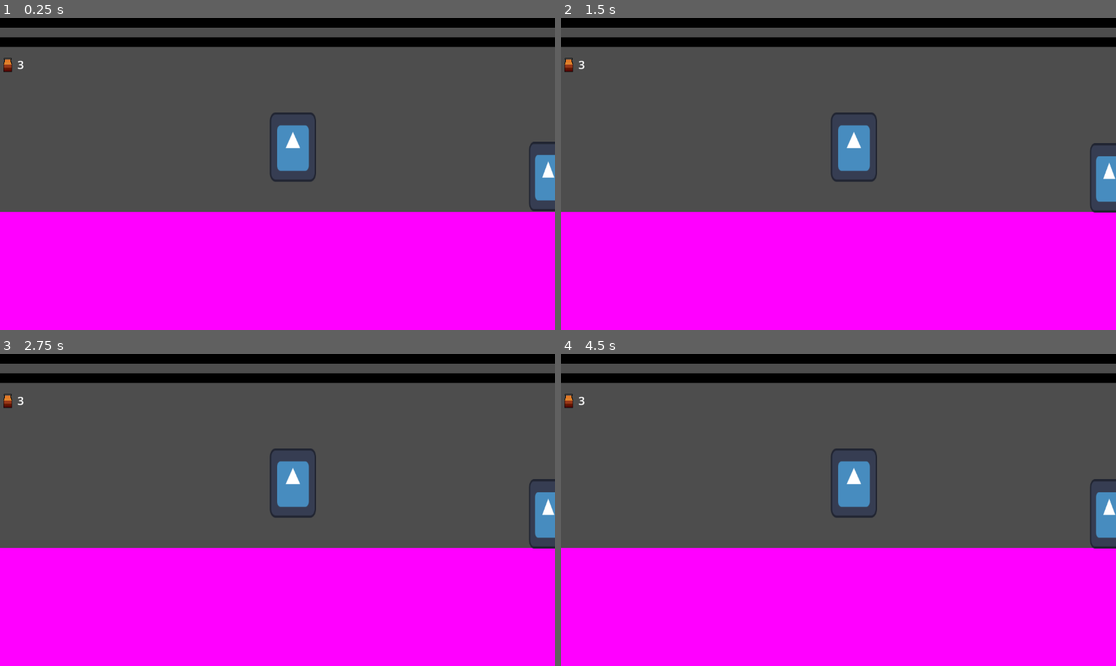
Above: before the commit, frames 1-4 (two rows, left to right).
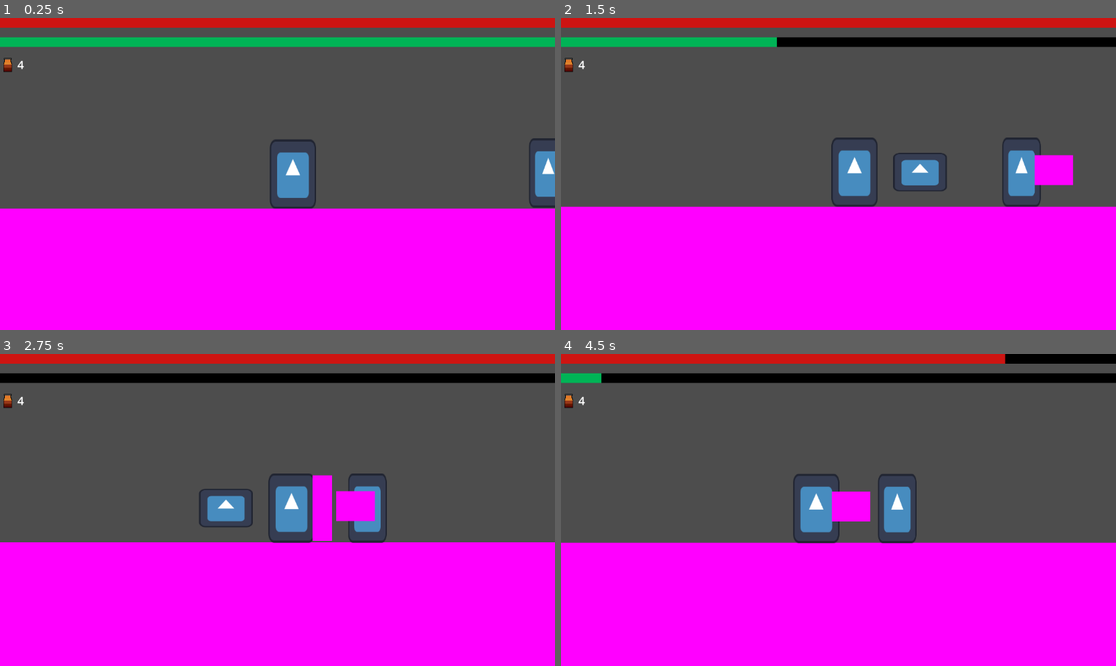
Above: after the commit, the same moments.

Repository: CodeScratcher/soulslike
Game: Godot game, scene res://Levels/test_scene.tscn
The game is run twice, just before and just after one commit, with the same random seed, the same clock (stepped at 60 frames per second) and the same inputs. The engine's default icon, where the game draws it, is replaced by a stand-in: a white triangle on a blue panel in a dark square.
Inputs (mouse positions are in pixels of both pictures, inside the frame that each line leads up to):
- Up to frame 1 (0.25 s): no input
- Up to frame 2 (1.5 s): move the mouse to (960, 158) at 0.52 s; hold Shift (block) 0.53-1.28 s; hold D (right) from 0.53 s (still down); tap W (jump) at 0.77 s; right-click (960, 158) at 0.8 s; move the mouse to (727, 189) at 1.27 s; right-click (727, 189) at 1.35 s
- Up to frame 3 (2.75 s): tap W (jump) at 1.52 s; tap Shift (block) at 1.55 s; move the mouse to (333, 441) at 2.02 s; release D (right) at 2.03 s; hold A (left) from 2.03 s (still down); hold Shift (block) from 2.03 s (still down); right-click (333, 441) at 2.3 s
- Up to frame 4 (4.5 s): move the mouse to (810, 572) at 2.77 s; release A (left) at 2.78 s; release Shift (block) at 2.78 s; hold D (right) 2.78-4.28 s; tap E (heal) at 2.85 s; tap W (jump) at 3.02, 3.77 s; tap Shift (block) at 3.05 s; move the mouse to (1005, 556) at 3.52 s; right-click (1005, 556) at 3.6 s; move the mouse to (672, 463) at 4.27 s; hold A (left) from 4.28 s (still down); click (672, 463) at 4.35 s

The runs differ from the first frame. In frame 1, 9.2% of the frame differs, in the area x 0-100%, y 0-63%; in frame 2, 10%; in frame 3, 9.5%; in frame 4, 8.5%.
Error before the commit: Parse Error: Expected indented block after "if" block. (res://Scripts/Player.gd:139)

Commit message:
Blocking

Diff:
--- a/Levels/test_scene.tscn
+++ b/Levels/test_scene.tscn
@@ -35,7 +35,13 @@
 
 [node name="Player" parent="." instance=ExtResource("1_p5mk7")]
 position = Vector2(515, 472)
+MAX_SPEED = 300.0
 JUMP_VELOCITY = -199.56
+ACCEL = 100.0
+DECEL = 150.0
+JUMP_VARIETY = 4
+ROLL_SPEED = 400.0
+STAMINA_REGEN = 25.0
 
 [node name="TestEnemy" parent="." instance=ExtResource("2_5tng7")]
 position = Vector2(776, 408)
--- a/Objects/Player.tscn
+++ b/Objects/Player.tscn
@@ -29,6 +29,34 @@
 tracks/1/loop_wrap = true
 tracks/1/keys = {
 "times": PackedFloat32Array(0, 0.3),
+"transitions": PackedFloat32Array(1, 1),
+"update": 1,
+"values": [false, true]
+}
+
+[sub_resource type="Animation" id="Animation_t3uy3"]
+resource_name = "heavy_attack"
+length = 1.2
+tracks/0/type = "value"
+tracks/0/imported = false
+tracks/0/enabled = true
+tracks/0/path = NodePath("Hitbox:visible")
+tracks/0/interp = 1
+tracks/0/loop_wrap = true
+tracks/0/keys = {
+"times": PackedFloat32Array(0.4, 0.8),
+"transitions": PackedFloat32Array(1, 1),
+"update": 1,
+"values": [true, false]
+}
+tracks/1/type = "value"
+tracks/1/imported = false
+tracks/1/enabled = true
+tracks/1/path = NodePath("Hitbox/CollisionShape2D:disabled")
+tracks/1/interp = 1
+tracks/1/loop_wrap = true
+tracks/1/keys = {
+"times": PackedFloat32Array(0.4, 0.8),
 "transitions": PackedFloat32Array(1, 1),
 "update": 1,
 "values": [false, true]
@@ -112,66 +140,9 @@
 "values": [1, 5]
 }
 
-[sub_resource type="Animation" id="Animation_t3uy3"]
-resource_name = "heavy_attack"
-length = 1.2
-tracks/0/type = "value"
-tracks/0/imported = false
-tracks/0/enabled = true
-tracks/0/path = NodePath("Hitbox:visible")
-tracks/0/interp = 1
-tracks/0/loop_wrap = true
-tracks/0/keys = {
-"times": PackedFloat32Array(0.4, 0.8),
-"transitions": PackedFloat32Array(1, 1),
-"update": 1,
-"values": [true, false]
-}
-tracks/1/type = "value"
-tracks/1/imported = false
-tracks/1/enabled = true
-tracks/1/path = NodePath("Hitbox/CollisionShape2D:disabled")
-tracks/1/interp = 1
-tracks/1/loop_wrap = true
-tracks/1/keys = {
-"times": PackedFloat32Array(0.4, 0.8),
-"transitions": PackedFloat32Array(1, 1),
-"update": 1,
-"values": [false, true]
-}
-
-[sub_resource type="Animation" id="Animation_hutrg"]
-resource_name = "block"
-length = 0.3
-tracks/0/type = "value"
-tracks/0/imported = false
-tracks/0/enabled = true
-tracks/0/path = NodePath("BlockArea:visible")
-tracks/0/interp = 1
-tracks/0/loop_wrap = true
-tracks/0/keys = {
-"times": PackedFloat32Array(0, 0.3),
-"transitions": PackedFloat32Array(1, 1),
-"update": 1,
-"values": [true, false]
-}
-tracks/1/type = "value"
-tracks/1/imported = false
-tracks/1/enabled = true
-tracks/1/path = NodePath("BlockArea/CollisionShape2D:disabled")
-tracks/1/interp = 1
-tracks/1/loop_wrap = true
-tracks/1/keys = {
-"times": PackedFloat32Array(0, 0.3),
-"transitions": PackedFloat32Array(1, 1),
-"update": 1,
-"values": [false, true]
-}
-
 [sub_resource type="AnimationLibrary" id="AnimationLibrary_kr5nq"]
 _data = {
 "attack": SubResource("Animation_xbd5x"),
-"block": SubResource("Animation_hutrg"),
 "heavy_attack": SubResource("Animation_t3uy3"),
 "roll": SubResource("Animation_vm236"),
 "roll_left": SubResource("Animation_hwddi")
@@ -185,18 +156,13 @@
 
 [sub_resource type="CapsuleShape2D" id="CapsuleShape2D_m2rfm"]
 height = 80.0
+
+[sub_resource type="PlaceholderTexture2D" id="PlaceholderTexture2D_db7ct"]
 
 [node name="Player" type="CharacterBody2D" groups=["player"]]
 collision_layer = 8
 collision_mask = 5
 script = ExtResource("1_ck7nh")
-MAX_SPEED = null
-JUMP_VELOCITY = null
-ACCEL = null
-DECEL = null
-JUMP_VARIETY = null
-ROLL_SPEED = null
-STAMINA_REGEN = null
 metadata/_edit_horizontal_guides_ = [-24.0, -72.0]
 
 [node name="Sprite2D" type="Sprite2D" parent="."]
@@ -254,4 +220,9 @@
 shape = SubResource("CapsuleShape2D_m2rfm")
 disabled = true
 
+[node name="Sprite2D" type="Sprite2D" parent="BlockArea"]
+position = Vector2(48, -28)
+scale = Vector2(20.25, 68.125)
+texture = SubResource("PlaceholderTexture2D_db7ct")
+
 [connection signal="area_entered" from="Hitbox" to="." method="_on_hitbox_area_entered"]
--- a/Objects/test_enemy.tscn
+++ b/Objects/test_enemy.tscn
@@ -153,7 +153,7 @@
 }
 
 [node name="Hitbox" type="Area2D" parent="."]
-visible = false
+position = Vector2(33.3333, 0)
 collision_layer = 0
 collision_mask = 2
 
@@ -165,7 +165,6 @@
 [node name="CollisionShape2D" type="CollisionShape2D" parent="Hitbox"]
 position = Vector2(20, 32.25)
 shape = SubResource("RectangleShape2D_8mevr")
-disabled = true
 
 [node name="AttackArea" type="Area2D" parent="."]
 collision_mask = 9
--- a/Scripts/Player.gd
+++ b/Scripts/Player.gd
@@ -113,6 +113,8 @@
 		$Hitbox.scale.x = -1
 		$Sprite2D.flip_h = true
 
+	block()
+
 	hit_iframes -= 1
 
 	heal()
@@ -134,6 +136,13 @@
 	elif $AnimationPlayer.current_animation == "heavy_attack" and body.is_in_group("enemy"):
 		body.hp -= heavy_damage
 
-func _on_block_area_area_entered(area):
-	var body = area.get_parent()
-	if $AnimationPlayer.current_animation == "block" and body.is_in_group("enemy"):
+func block():
+	if Input.is_action_pressed("block"):
+		$BlockArea.visible = true
+		$BlockArea/CollisionShape2D.disabled = false
+		stamina -= 0.6
+		MAX_SPEED = 150.0
+	else:
+		$BlockArea.visible = false
+		$BlockArea/CollisionShape2D.disabled = true
+		MAX_SPEED = 300.0
--- a/Scripts/test_enemy.gd
+++ b/Scripts/test_enemy.gd
@@ -61,5 +61,6 @@
 	print(body.hp)
 	var in_attack = $AnimationPlayer.current_animation == "attack" or $AnimationPlayer.current_animation == "attack_left"
 	if in_attack and body.is_in_group("player") and body.hit_iframes <= 0:
-		body.hp -= damage
-		body.hit_iframes = 5.0
+		if !body.get_node("BlockArea").visible:
+			body.hp -= damage
+			body.hit_iframes = 5.0
